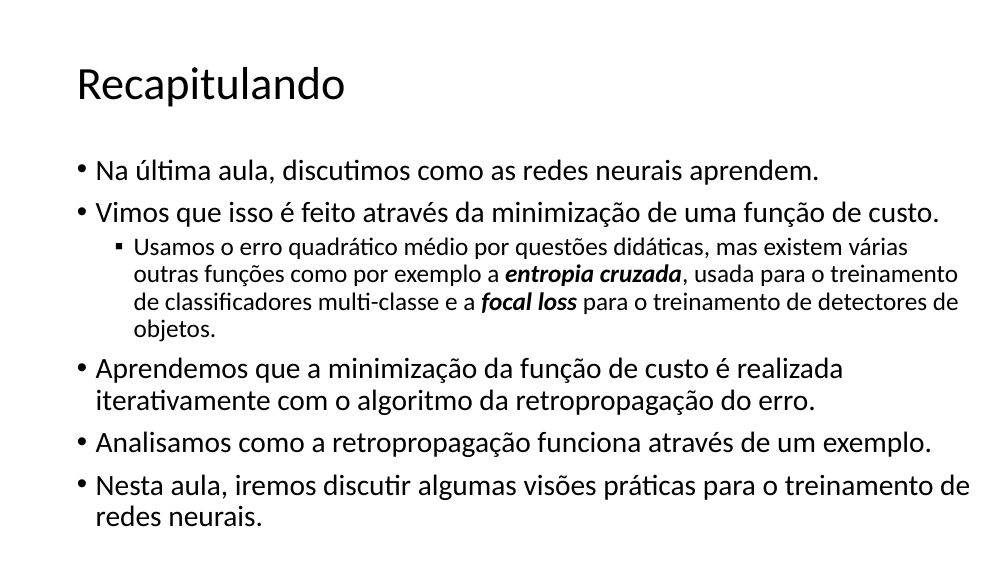
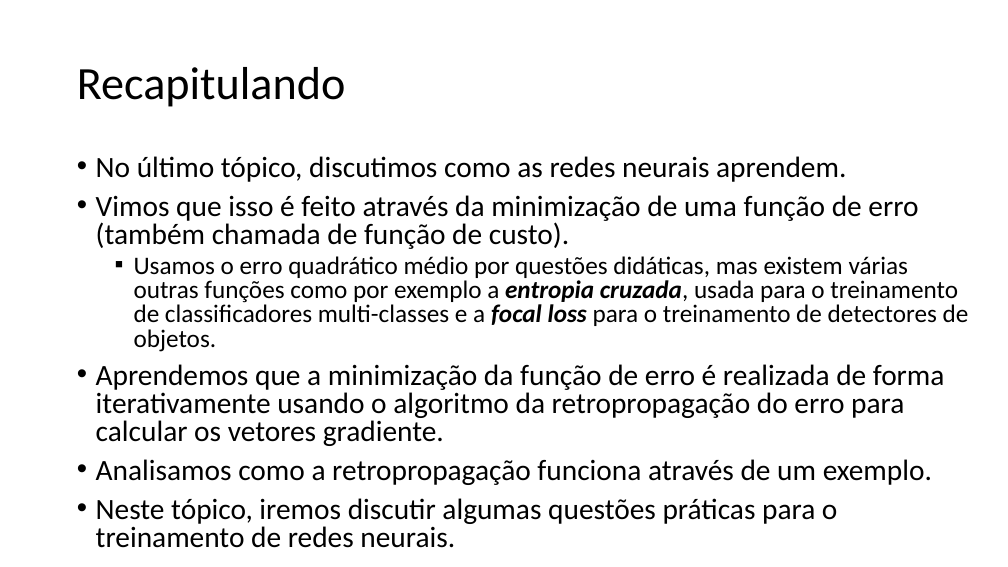
Before and after one commit to zz4fap/t320_aprendizado_de_maquina, a slide deck: slide 2 of slides/T320_Redes_Neurais_Artificiais (Parte IV).pptx. Drawn at 1008x567 pixels with LibreOffice and Linux fonts; fonts in the diff are those of the drawing. Boxes give left, top, right and bottom in pixels: in the first picture for what was removed or moved away, otherwise in the second. Text is boxed around its words. In the diff, an @@ line names an element or a change of style, - is before the commit and + after.

Commit message:
update of slides

```diff
--- a/slides/T320_Redes_Neurais_Artificiais (Parte IV).pptx
+++ b/slides/T320_Redes_Neurais_Artificiais (Parte IV).pptx
@@ text at (96, 156, 969, 446): text changed @@
-• Na última aula, discutimos como as redes neurais aprendem.
-• Vimos que isso é feito através da minimização de uma função de custo.
-  ▪ Usamos o erro quadrático médio por questões didáticas, mas existem várias outras funções como por exemplo a entropia cruzada, usada para o treinamento de classificadores multi-classe e a focal loss para o treinamento de detectores de objetos.
-• Aprendemos que a minimização da função de custo é realizada iterativamente com o algoritmo da retropropagação do erro.
+• No último tópico, discutimos como as redes neurais aprendem.
+• Vimos que isso é feito através da minimização de uma função de erro (também chamada de função de custo).
+  ▪ Usamos o erro quadrático médio por questões didáticas, mas existem várias outras funções como por exemplo a entropia cruzada, usada para o treinamento de classificadores multi-classes e a focal loss para o treinamento de detectores de objetos.
+• Aprendemos que a minimização da função de erro é realizada de forma iterativamente usando o algoritmo da retropropagação do erro para calcular os vetores gradiente.
@@ text at (96, 459, 932, 485): line spacing 0.9 to 0.8 @@
@@ text at (96, 498, 837, 548): text changed @@
-• Nesta aula, iremos discutir algumas visões práticas para o treinamento de redes neurais.
+• Neste tópico, iremos discutir algumas questões práticas para o treinamento de redes neurais.
```
Also in this commit, not shown: 1 other slide changed, 5 slides added, 6 slides removed, 1 other file.
